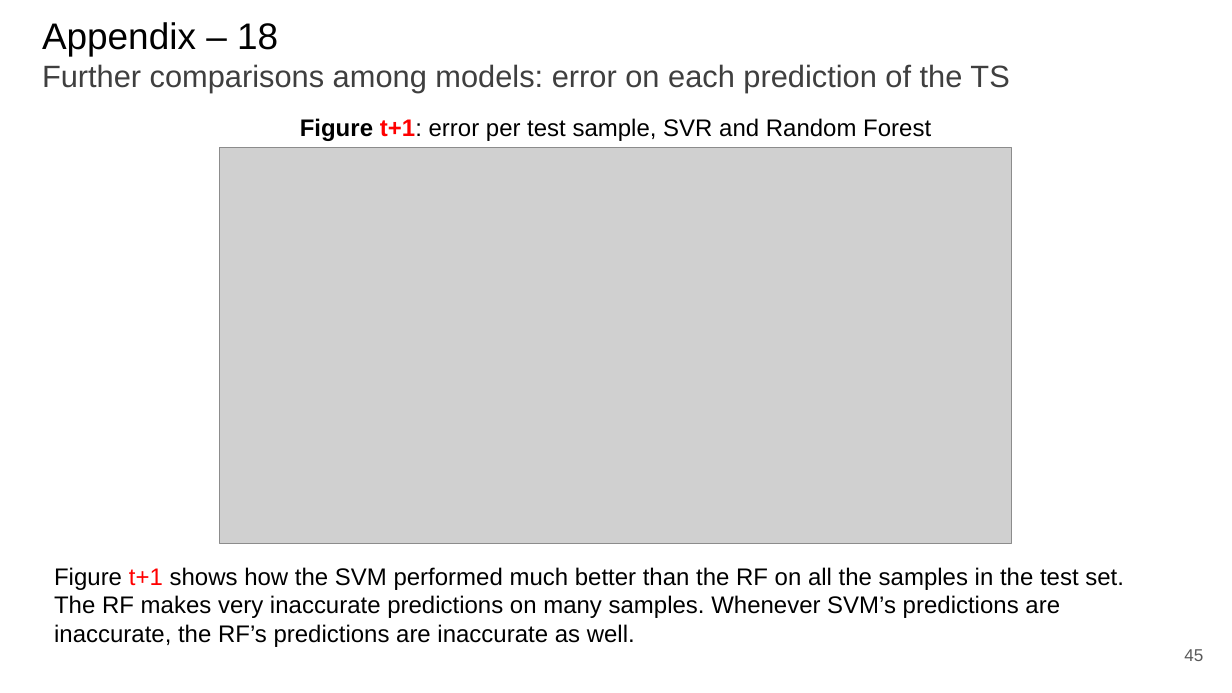
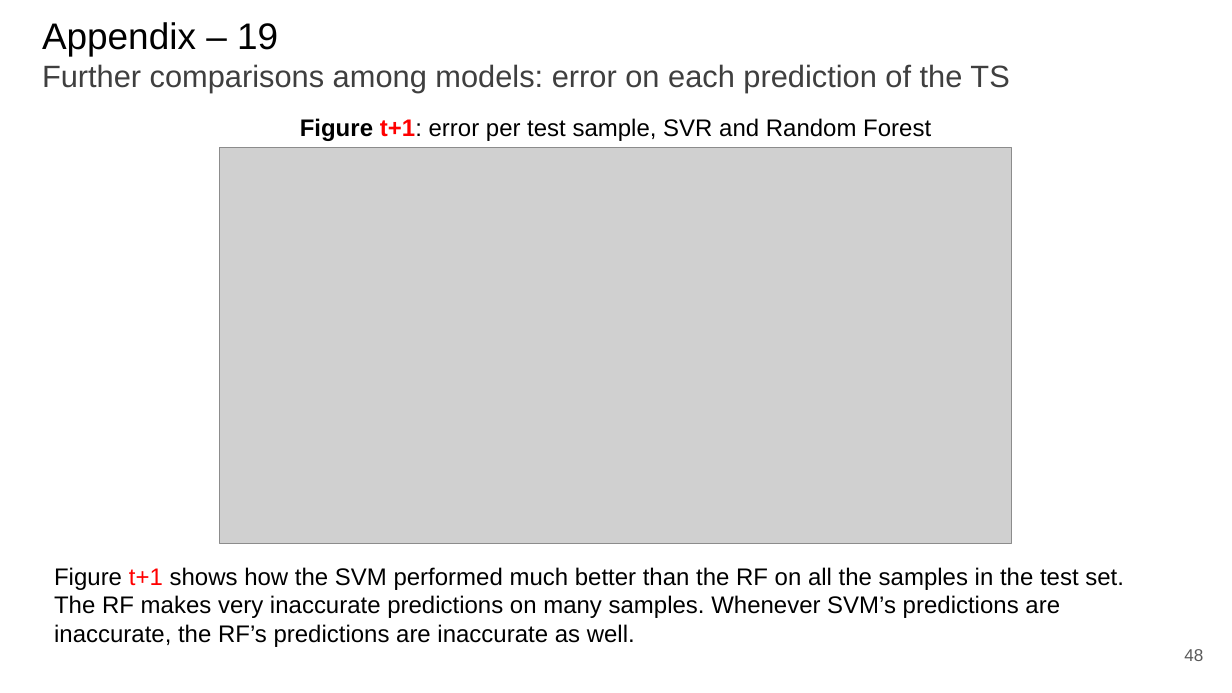
Before and after one commit to paolo-junior-mollica/machine-learning-project, a slide deck: slide 48 of relazione/Canduci_Marino_Mollica.pptx (slide 45 before the commit). Drawn at 1232x693 pixels with LibreOffice and Linux fonts; fonts in the diff are those of the drawing; grey boxes stand for pictures. Boxes give left, top, right and bottom in pixels: in the first picture for what was removed or moved away, otherwise in the second. Text is boxed around its words. In the diff, an @@ line names an element or a change of style, - is before the commit and + after.

```diff
--- a/relazione/Canduci_Marino_Mollica.pptx
+++ b/relazione/Canduci_Marino_Mollica.pptx
@@ title at (42, 22, 1009, 93): text changed @@
-Appendix – 18
-Further comparisons among models: error on each prediction of the TS
+Appendix – 19
+Further comparisons among models: error on each prediction of the TS
@@ page number at (1184, 649, 1203, 661): text changed @@
-45
+48
```
Also in this commit, not shown: 10 other slides changed, 3 slides added.
